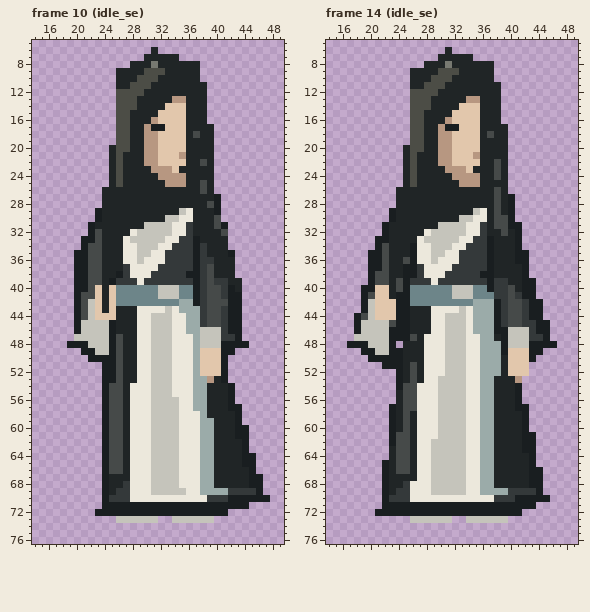
Two states of a pixel-art file, assets/character/swordsman.aseprite. That is the earlier state.
64x80 pixels, 256 frames. Colours within 5 levels of each other are drawn and written as one. Shown: frame 10 (idle_se): x 14..49, y 5..76; frame 14 (idle_se): x 14..49, y 5..76. The commit also changed other frames, which this record leaves out.
The result:
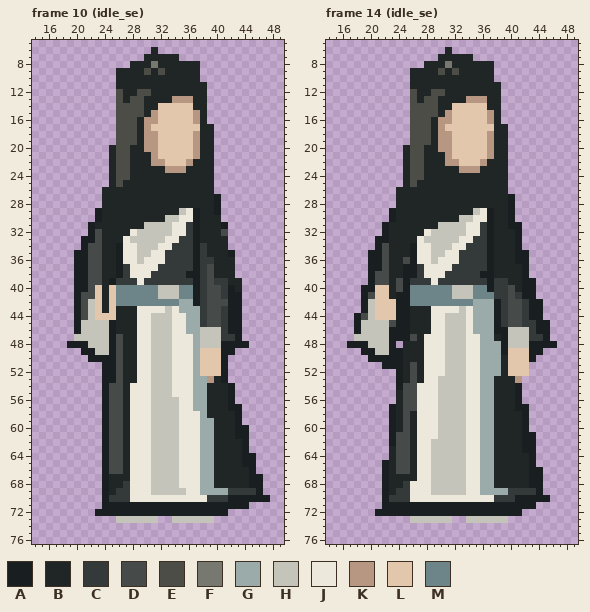
Palette (. is transparent): A #191e20  B #202526  C #34393a  D #464a49  E #4c4d46  F #777971  G #9baba9  H #c5c4bb  J #ece8dc  K #b79781  L #e2c7ac  M #6d8589
What changed:
Changed rows in their new state; - is an unchanged pixel.
Frame 10 (idle_se), layer "Hair and face":
first column x 26:
 9 -----B---------
10 ---BBB---------
11 --BBB----------
12 -BB-E----------
13 -B-E------K----
14 ---E--L---L----
15 --EE-K----LK---
16 --E-K-----LK---
17 --E--LL---LL---
18 --E-------LK---
19 --E-------LK---
20 ----------LK---
21 -E--B----LLK---
22 -E--B-K---K-B--
23 -E---BB-KK-----
24 -E----BBBB-----
25 -------BBB--B--
26 ------------B--
28 -------------B-
29 -----------A---
30 -----------A--B
31 -----------A--B
32 -----------A---
34 A--------------
35 A--------------
36 A--------------
37 A--------------
Frame 14 (idle_se), layer "Hair and face":
first column x 27:
 9 ----B--------
10 --BBB--------
11 -BBB---------
12 BB-E---------
13 B-E------K---
14 --E--L---L---
15 -EE-K----LK--
16 -E-K-----LK--
17 -E--LL---LL--
18 -E-------LK--
19 -E-------LK--
20 ---------LK--
21 E--B----LLK--
22 E--B-K---K-B-
23 E---BB-KK--B-
24 E----BBBB--B-
25 ------BBB----
26 -----------B-
27 -----------B-
28 -----------B-
29 ----------AB-
30 ----------ABB
31 ----------ABB
32 ----------A-B
Changed places in both pictures, as pixel boxes (x1, y1, x2, y2):
changed: (123, 68, 221, 236)
changed: (116, 243, 123, 271)
changed: (417, 68, 508, 236)
